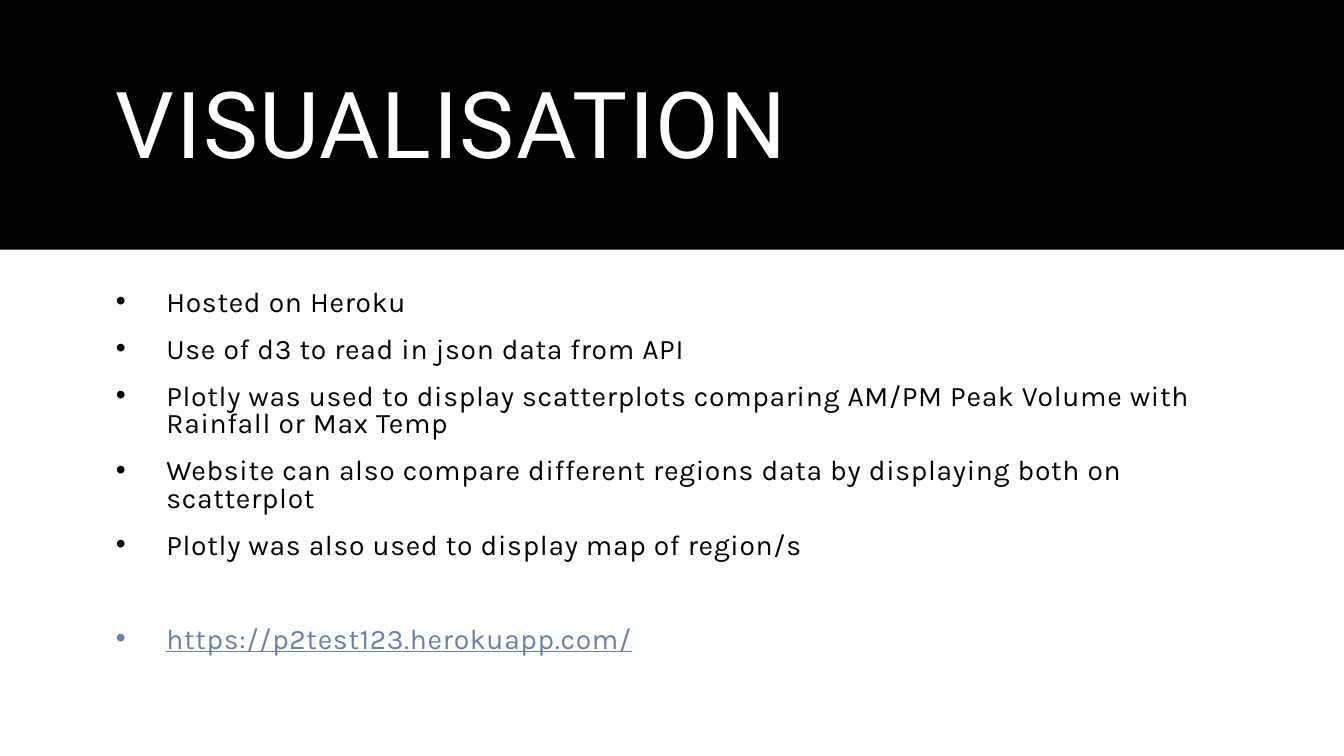
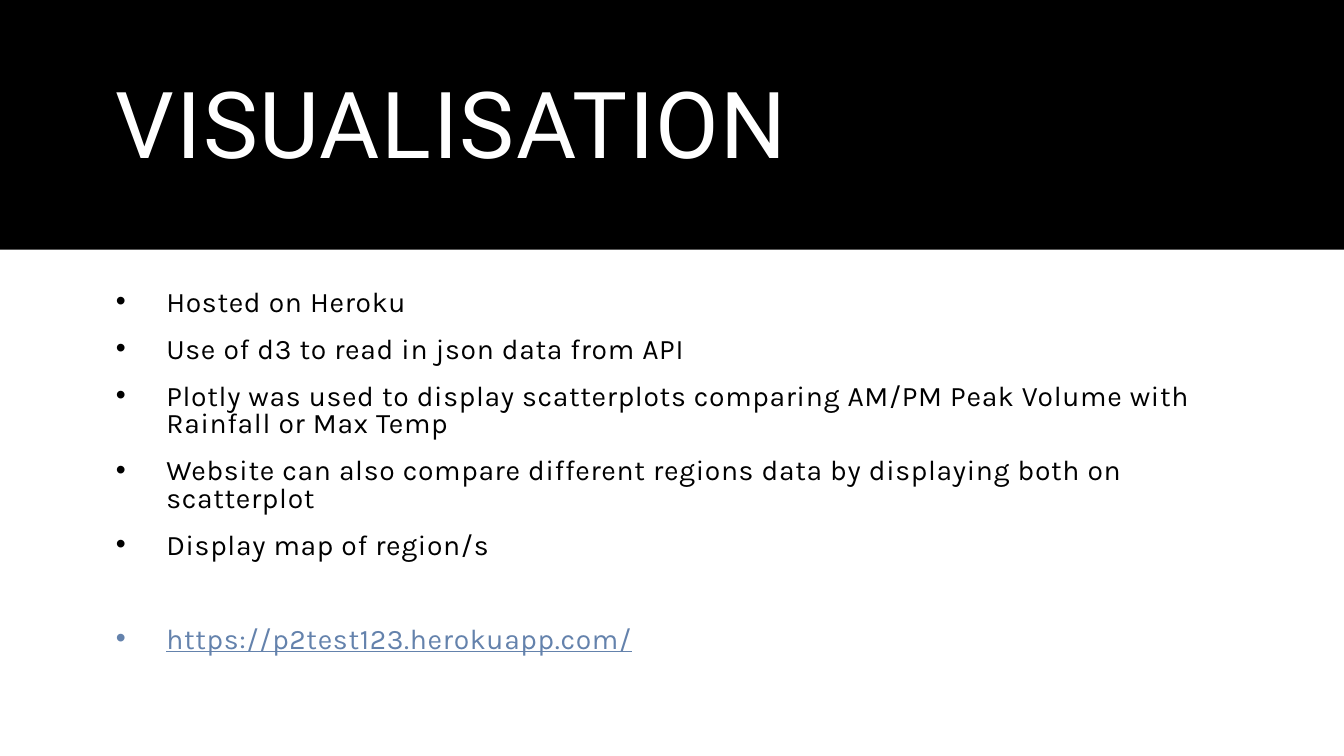
Before and after one commit to matthewbelevski/project-2, a slide deck: slide 7 of Project 2 Presentation.pptx. Drawn at 1344x756 pixels with LibreOffice and Linux fonts; fonts in the diff are those of the drawing. Boxes give left, top, right and bottom in pixels: in the first picture for what was removed or moved away, otherwise in the second. Text is boxed around its words. In the diff, an @@ line names an element or a change of style, - is before the commit and + after.

Commit message:
presentation

```diff
--- a/Project 2 Presentation.pptx
+++ b/Project 2 Presentation.pptx
@@ text at (166, 534, 488, 562): text changed @@
-• Plotly was also used to display map of region/s
+• Display map of region/s
```
Also in this commit, not shown: 1 other slide changed.
